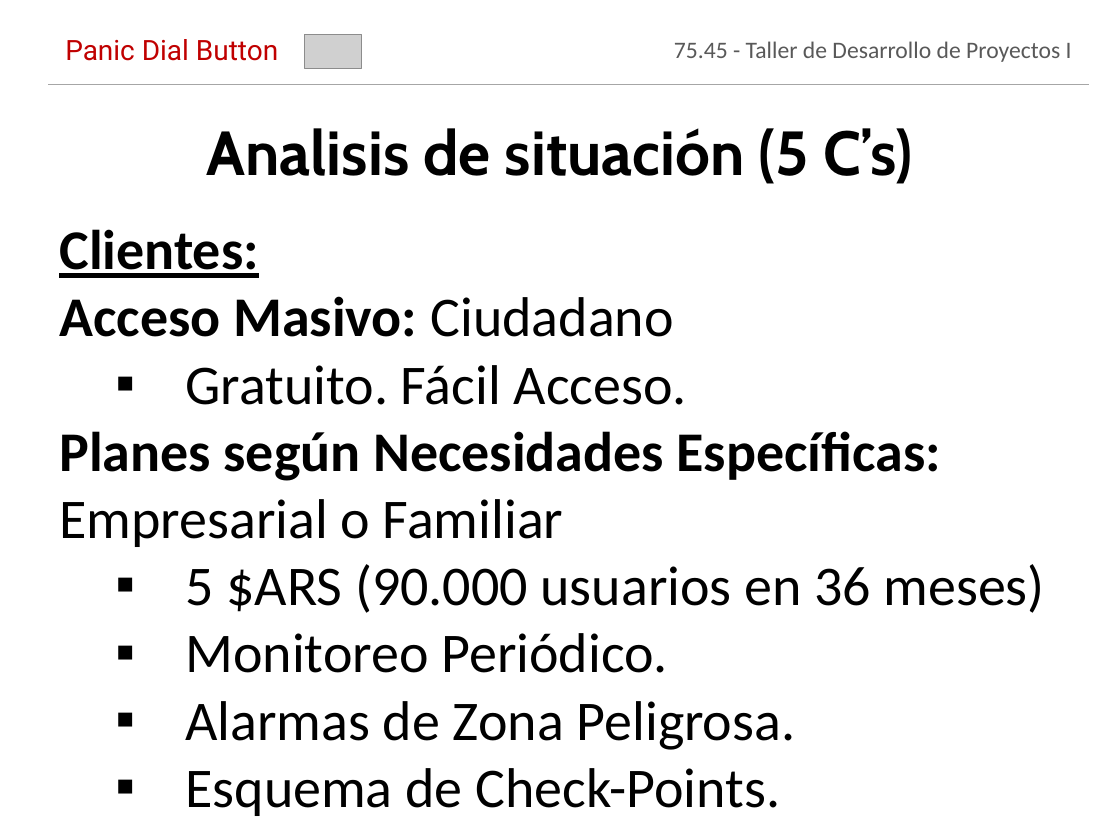
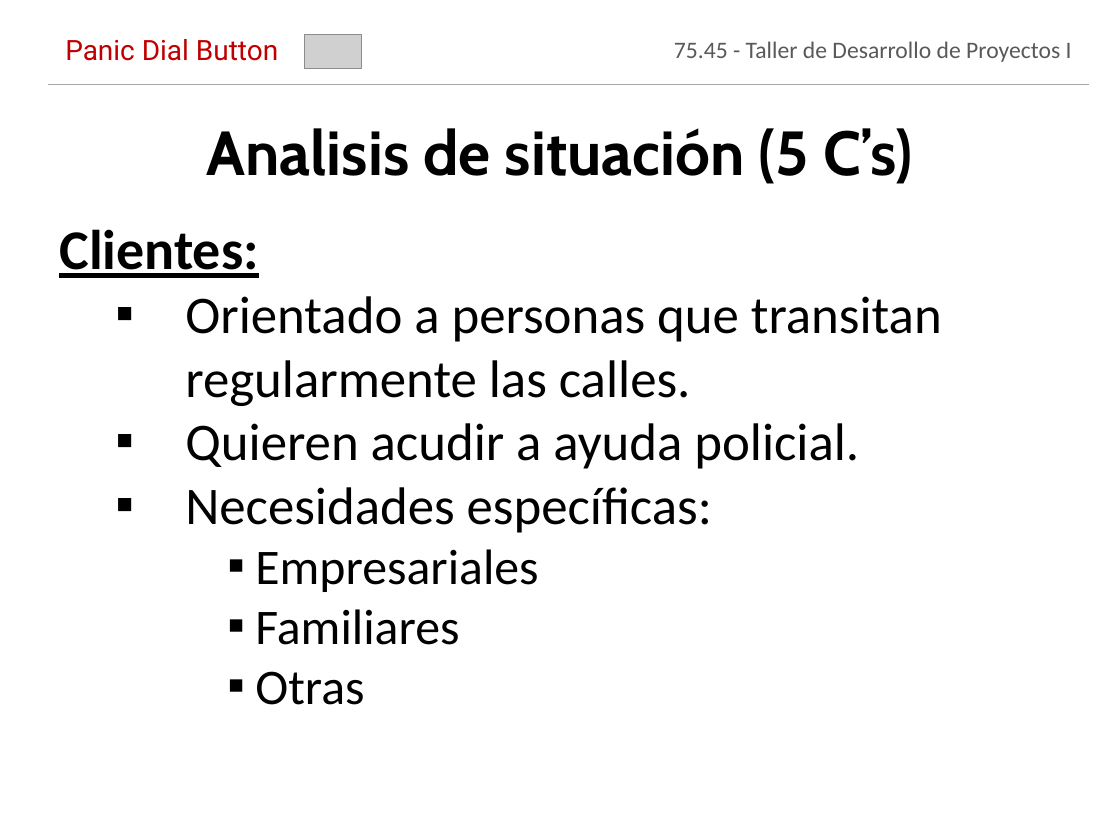
Before and after one commit to jmonetti/2012-1er-taller-de-desarrollo-de-proyectos-i, a slide deck: slide 7 of docs/Presentacion final/PresentacionFinal_V7.pptx. Drawn at 1120x840 pixels with LibreOffice and Linux fonts; fonts in the diff are those of the drawing; grey boxes stand for pictures; background and template pictures are left out. Boxes give left, top, right and bottom in pixels: in the first picture for what was removed or moved away, otherwise in the second. Text is boxed around its words. In the diff, an @@ line names an element or a change of style, - is before the commit and + after.

```diff
--- a/docs/Presentacion final/PresentacionFinal_V7.pptx
+++ b/docs/Presentacion final/PresentacionFinal_V7.pptx
@@ text at box(185, 296, 942, 705): text changed; size 36 to 34 pt @@
-Acceso Masivo: Ciudadano
-  ▪ Gratuito. Fácil Acceso.
-Planes según Necesidades Específicas: Empresarial o Familiar
-  ▪ 5 $ARS (90.000 usuarios en 36 meses)
-  ▪ Monitoreo Periódico.
-  ▪ Alarmas de Zona Peligrosa.
-  ▪ Esquema de Check-Points.
+  ▪ Orientado a personas que transitan regularmente las calles.
+  ▪ Quieren acudir a ayuda policial.
+  ▪ Necesidades específicas:
+      ▪ Empresariales
+      ▪ Familiares
+      ▪ Otras
```
Also in this commit, not shown: 22 other slides changed.
